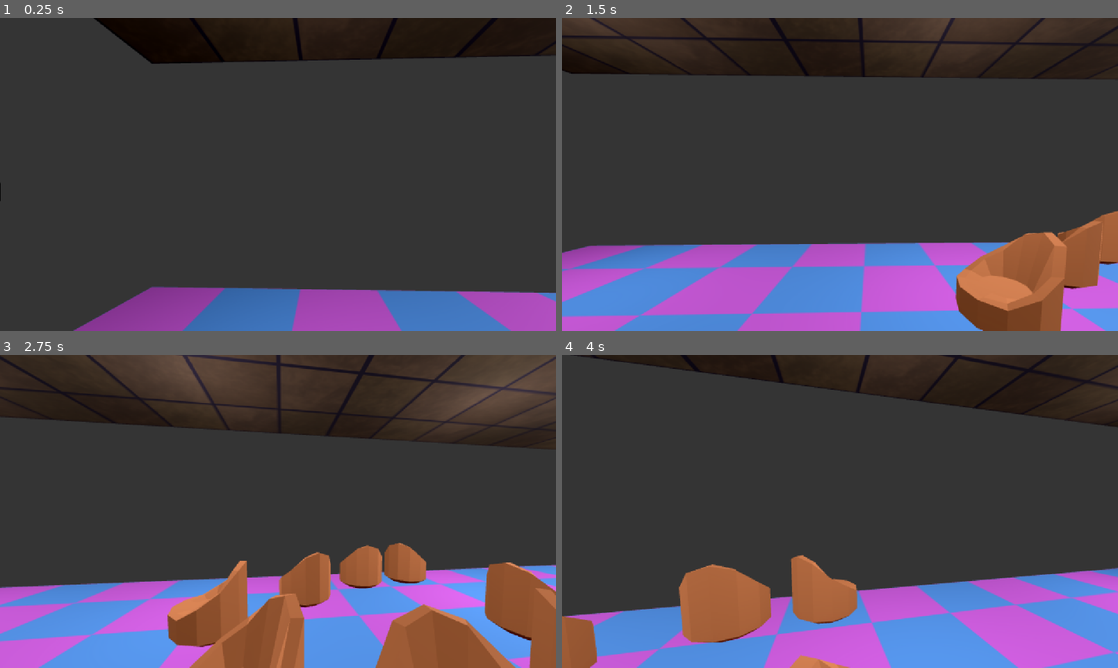
Above: before the commit, frames 1-4 (two rows, left to right).
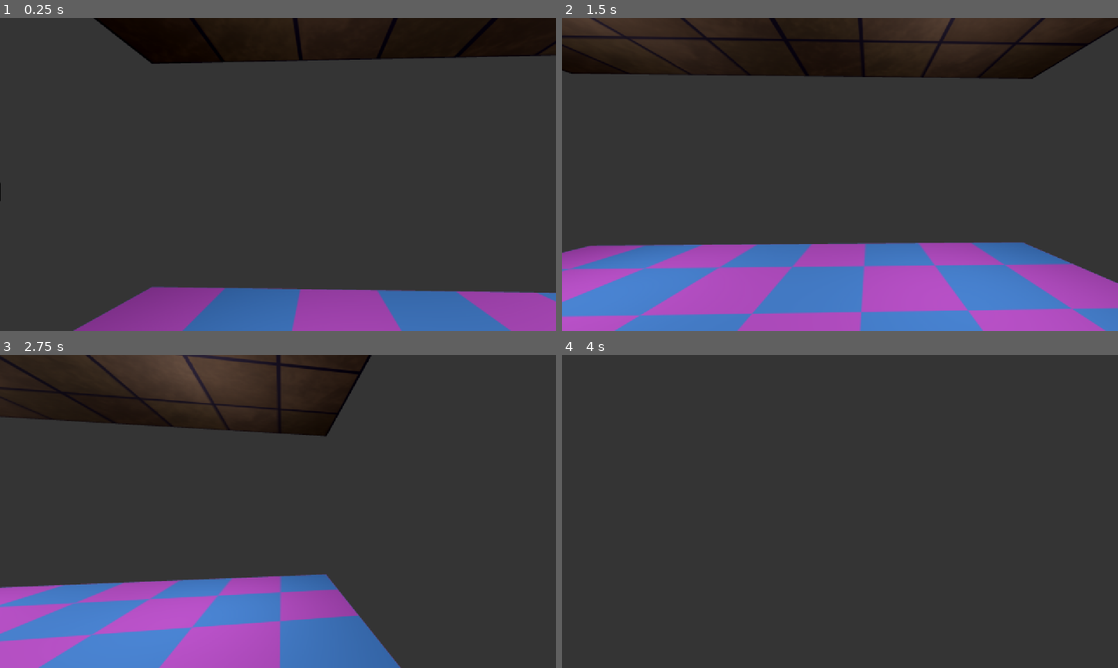
Above: after the commit, the same moments.

Repository: TitouanCh/ggj2025
Game: Godot game, scene res://game/flask.tscn
Two runs of this game, one before a commit and one after it. Both use one fixed random seed, a clock stepped at 60 frames per second and the inputs below.
Inputs (mouse positions are in pixels of both pictures, inside the frame that each line leads up to):
- Up to frame 1 (0.25 s): no input
- Up to frame 2 (1.5 s): tap Enter at 0.5 s; move the mouse to (867, 174) at 0.52 s; hold D (right) 0.53-1.28 s; tap 1 (1) at 0.6 s; tap 2 (2) at 0.8, 1.35 s; move the mouse to (812, 174) at 1.27 s; hold Down (backward) from 1.28 s (still down)
- Up to frame 3 (2.75 s): tap W (foward) at 1.55 s; move the mouse to (289, 505) at 2.02 s; release Down (backward) at 2.03 s; hold D (right) from 2.03 s (still down); hold W (foward) from 2.03 s (still down); tap 1 (1) at 2.3 s
- Up to frame 4 (4 s): move the mouse to (834, 517) at 2.77 s; release W (foward) at 2.78 s; tap 1 (1) at 2.85 s; tap 2 (2) at 3.05, 3.6 s; move the mouse to (878, 514) at 3.52 s; release D (right) at 3.53 s; hold A (left) from 3.53 s (still down); hold W (foward) from 3.53 s (still down)

The runs differ from the first frame. In frame 2, 13% of the frame differs, in the area x 54-100%, y 3-100%; in frame 3, 32%; in frame 4, 35%, in the area x 0-100%, y 0-100%.

Commit message:
implentation minijeu

Diff:
--- a/data/level.tres
+++ b/data/level.tres
@@ -15,29 +15,9 @@
 position = Vector2(384, 160)
 type = "Base"
 
-[sub_resource type="Resource" id="Resource_uaeeh"]
-script = ExtResource("1_2a3an")
-position = Vector2(416, 160)
-type = "Base"
-
-[sub_resource type="Resource" id="Resource_dq0bw"]
-script = ExtResource("1_2a3an")
-position = Vector2(448, 160)
-type = "Base"
-
-[sub_resource type="Resource" id="Resource_ddi4i"]
-script = ExtResource("1_2a3an")
-position = Vector2(416, 192)
-type = "Base"
-
 [sub_resource type="Resource" id="Resource_pv2s3"]
 script = ExtResource("1_2a3an")
 position = Vector2(384, 192)
-type = "Base"
-
-[sub_resource type="Resource" id="Resource_dlwue"]
-script = ExtResource("1_2a3an")
-position = Vector2(448, 192)
 type = "Base"
 
 [sub_resource type="Resource" id="Resource_fx65o"]
@@ -46,56 +26,14 @@
 position = Vector2(370, 182)
 type = "PlayerPosition"
 
-[sub_resource type="Resource" id="Resource_78hjq"]
+[sub_resource type="Resource" id="Resource_a6e6l"]
 script = ExtResource("2_riyp7")
-rotation = -0.0391956
-position = Vector2(430, 181)
-type = "Pouf"
-
-[sub_resource type="Resource" id="Resource_rbxeo"]
-script = ExtResource("2_riyp7")
-rotation = 0.785398
-position = Vector2(424, 189)
-type = "Pouf"
-
-[sub_resource type="Resource" id="Resource_2pgu8"]
-script = ExtResource("2_riyp7")
-rotation = 1.68145
-position = Vector2(414, 191)
-type = "Pouf"
-
-[sub_resource type="Resource" id="Resource_x4qes"]
-script = ExtResource("2_riyp7")
-rotation = 2.72709
-position = Vector2(406, 187)
-type = "Pouf"
-
-[sub_resource type="Resource" id="Resource_fcor3"]
-script = ExtResource("2_riyp7")
-rotation = 3.14159
-position = Vector2(402, 177)
-type = "Pouf"
-
-[sub_resource type="Resource" id="Resource_rbc3f"]
-script = ExtResource("2_riyp7")
-rotation = -2.0032
-position = Vector2(411, 171)
-type = "Pouf"
-
-[sub_resource type="Resource" id="Resource_5xcyn"]
-script = ExtResource("2_riyp7")
-rotation = -1.5708
-position = Vector2(420, 166)
-type = "Pouf"
-
-[sub_resource type="Resource" id="Resource_e5l1k"]
-script = ExtResource("2_riyp7")
-rotation = -0.68573
-position = Vector2(428, 165)
-type = "Pouf"
+rotation = -1.8466
+position = Vector2(406, 215)
+type = "Machine"
 
 [resource]
 script = ExtResource("3_kf835")
 wall = Array[ExtResource("4_ytnly")]([])
-fr = Array[ExtResource("1_2a3an")]([SubResource("Resource_5dd1a"), SubResource("Resource_qfg6h"), SubResource("Resource_uaeeh"), SubResource("Resource_dq0bw"), SubResource("Resource_ddi4i"), SubResource("Resource_pv2s3"), SubResource("Resource_dlwue")])
-meta = Array[ExtResource("2_riyp7")]([SubResource("Resource_fx65o"), SubResource("Resource_78hjq"), SubResource("Resource_rbxeo"), SubResource("Resource_2pgu8"), SubResource("Resource_x4qes"), SubResource("Resource_fcor3"), SubResource("Resource_rbc3f"), SubResource("Resource_5xcyn"), SubResource("Resource_e5l1k")])
+fr = Array[ExtResource("1_2a3an")]([SubResource("Resource_5dd1a"), SubResource("Resource_qfg6h"), SubResource("Resource_pv2s3")])
+meta = Array[ExtResource("2_riyp7")]([SubResource("Resource_fx65o"), SubResource("Resource_a6e6l")])
--- a/game/machine.gd
+++ b/game/machine.gd
@@ -3,4 +3,4 @@
 
 func interact(player: Player):
 	print("Machine Soda")
-	player.start_minigame("minigame")
+	player.start_minigame("money")
--- a/game/machine.tscn
+++ b/game/machine.tscn
@@ -16,3 +16,7 @@
 [node name="CollisionShape3D" type="CollisionShape3D" parent="."]
 transform = Transform3D(1, 0, 0, 0, 1, 0, 0, 0, 1, 0.492124, 2.69137, -1.10376)
 shape = SubResource("BoxShape3D_r6orb")
+
+[node name="CollisionShape3D2" type="CollisionShape3D" parent="."]
+transform = Transform3D(1, 0, 0, 0, 1, 0, 0, 0, 1, 0.492124, 2.69137, -1.10376)
+shape = SubResource("BoxShape3D_r6orb")
--- a/game/machine2.tscn
+++ b/game/machine2.tscn
@@ -1,9 +1,14 @@
-[gd_scene load_steps=3 format=3 uid="uid://lg4dq3weje5u"]
+[gd_scene load_steps=5 format=3 uid="uid://lg4dq3weje5u"]
 
 [ext_resource type="ArrayMesh" uid="uid://b53cghfco1q2" path="res://model/machine2.tres" id="1_f5mf5"]
+[ext_resource type="Script" path="res://game/machine.gd" id="1_vt4j7"]
 [ext_resource type="ArrayMesh" uid="uid://bkklxbl1fc582" path="res://model/machine2_door.tres" id="2_j68v2"]
 
-[node name="Machine" type="Node3D"]
+[sub_resource type="BoxShape3D" id="BoxShape3D_wcaw8"]
+size = Vector3(1, 4, 2)
+
+[node name="Machine" type="StaticBody3D"]
+script = ExtResource("1_vt4j7")
 
 [node name="AssetMachineV2" type="MeshInstance3D" parent="."]
 mesh = ExtResource("1_f5mf5")
@@ -11,3 +16,7 @@
 [node name="AssetMachinePorteV1" type="MeshInstance3D" parent="."]
 visible = false
 mesh = ExtResource("2_j68v2")
+
+[node name="CollisionShape3D" type="CollisionShape3D" parent="."]
+transform = Transform3D(1, 0, 0, 0, 1, 0, 0, 0, 1, 0, 2.06354, 0)
+shape = SubResource("BoxShape3D_wcaw8")
--- a/game/player.gd
+++ b/game/player.gd
@@ -10,48 +10,54 @@
 var speed = Vector3.ZERO
 var surface_accel = 100
 var surface_friction = 48
+var in_minigame := false
 
 func _ready():
+	print("yoo")
 	Input.set_mouse_mode(Input.MOUSE_MODE_CAPTURED)
 
 func _input(event):
-	if event is InputEventMouseMotion:
-		rotate_y(deg_to_rad(-event.relative.x * mouse_sensitivity))
-		head.rotate_x(deg_to_rad(-event.relative.y * mouse_sensitivity))
-		head.rotation.x = clamp(head.rotation.x, -PI/2, PI/2)
+	if !in_minigame:
+		if event is InputEventMouseMotion:
+			rotate_y(deg_to_rad(-event.relative.x * mouse_sensitivity))
+			head.rotate_x(deg_to_rad(-event.relative.y * mouse_sensitivity))
+			head.rotation.x = clamp(head.rotation.x, -PI/2, PI/2)
 
 func _physics_process(delta):
-	# Mouvement
-	var direction = Vector2.ZERO
+	if !in_minigame:
+		# Mouvement
+		var direction = Vector2.ZERO
 
-	if Input.is_action_pressed("foward"):
-		direction.y += 1
-	if Input.is_action_pressed("backward"):
-		direction.y -= 1
-	if Input.is_action_pressed("right"):
-		direction.x -= 1
-	if Input.is_action_pressed("left"):
-		direction.x += 1
+		if Input.is_action_pressed("foward"):
+			direction.y += 1
+		if Input.is_action_pressed("backward"):
+			direction.y -= 1
+		if Input.is_action_pressed("right"):
+			direction.x -= 1
+		if Input.is_action_pressed("left"):
+			direction.x += 1
 
-	if direction.length_squared() > 0:
-		speed.x -= surface_accel * delta * sin(rotation.y + direction.angle_to(Vector2(0, 1)))
-		speed.z -= surface_accel * delta * cos(rotation.y + direction.angle_to(Vector2(0, 1)))
+		if direction.length_squared() > 0:
+			speed.x -= surface_accel * delta * sin(rotation.y + direction.angle_to(Vector2(0, 1)))
+			speed.z -= surface_accel * delta * cos(rotation.y + direction.angle_to(Vector2(0, 1)))
 
-	speed.y -= GRAVITY * delta
+		speed.y -= GRAVITY * delta
 
-	speed *= surface_friction * delta
+		speed *= surface_friction * delta
 
-	velocity = speed * delta * 70
-	move_and_slide()
+		velocity = speed * delta * 70
+		move_and_slide()
 
-	if $Head/Front.get_collider():
-		var object = $Head/Front.get_collider()
+		if $Head/Front.get_collider():
+			var object = $Head/Front.get_collider()
 
-		if object is Interactable:
-			if object.is_interactable(self):
-				if Input.is_action_just_pressed("interact"):
-					object.interact(self)
-			#else: hide_tooltip()
+			if object is Interactable:
+				if object.is_interactable(self):
+					if Input.is_action_just_pressed("interact"):
+						object.interact(self)
+				#else: hide_tooltip()
+	else:
+		Input.set_mouse_mode(Input.MOUSE_MODE_CONFINED_HIDDEN)
 
 func _process(delta):
 	if Input.is_action_just_pressed("escape"):
@@ -61,5 +67,8 @@
 
 
 func start_minigame(minigame: String):
-	var support_instance = Support.spawn_support("minigame")
+	var support_instance = Support.spawn_support(minigame)
 	camera.add_child(support_instance)
+	in_minigame = true
+	support_instance.finished.connect(func(): in_minigame = false)
+	support_instance.position = Vector2.ZERO
--- a/minigame/minigame.gd
+++ b/minigame/minigame.gd
@@ -1,11 +1,5 @@
+class_name Minigame
 extends Node2D
-signal isDead
+signal finished
 
-# Called when the node enters the scene tree for the first time.
-func _ready() -> void:
-	pass # Replace with function body.
-
-
-# Called every frame. 'delta' is the elapsed time since the previous frame.
-func _process(delta: float) -> void:
-	pass
+const dimensions = Vector2(720, 405)
--- /dev/null
+++ b/minigame/money/bucket.gd
@@ -0,0 +1,30 @@
+extends CharacterBody2D
+
+const SPEED = 10
+
+@onready var bucket = create_bucket(100, 90, 50)
+
+func _ready() -> void:
+	$CollisionPolygon2D.polygon = bucket
+	pass
+
+func _physics_process(delta: float) -> void:
+	var direction := get_local_mouse_position()
+	velocity = direction * SPEED
+	#print(position)
+	move_and_slide()
+#
+#func _draw() -> void:
+	#draw_colored_polygon(bucket, Color.WHITE)
+
+func create_bucket(tall, width, offset = 20) -> PackedVector2Array:
+	var arr: PackedVector2Array = []
+	arr.append(Vector2(width/2, 0))
+	arr.append(Vector2(width/2, -tall))
+	arr.append(Vector2(width/2 + offset, -tall + offset))
+	arr.append(Vector2(width/2, offset))
+	arr.append(Vector2(-width/2, offset))
+	arr.append(Vector2(-width/2 - offset, -tall + offset))
+	arr.append(Vector2(-width/2, -tall))
+	arr.append(Vector2(-width/2, 0))
+	return arr
--- /dev/null
+++ b/minigame/money/bucket.tscn
@@ -0,0 +1,16 @@
+[gd_scene load_steps=3 format=3 uid="uid://cnh4qofhnhyql"]
+
+[ext_resource type="Script" path="res://minigame/money/bucket.gd" id="1_6im73"]
+[ext_resource type="Texture2D" uid="uid://12xcjgk4ykgw" path="res://sprites/money/Seau.png" id="2_b80wr"]
+
+[node name="Bucket" type="CharacterBody2D"]
+z_index = 1
+position = Vector2(148, 148)
+script = ExtResource("1_6im73")
+
+[node name="CollisionPolygon2D" type="CollisionPolygon2D" parent="."]
+
+[node name="Sprite2D" type="Sprite2D" parent="."]
+position = Vector2(3, -64)
+scale = Vector2(1.3, 1.3)
+texture = ExtResource("2_b80wr")
--- /dev/null
+++ b/minigame/money/coin.gd
@@ -0,0 +1,16 @@
+extends RigidBody2D
+
+
+func _process(delta: float) -> void:
+	if position.y > get_parent().dimensions.y:
+		queue_free()
+	queue_redraw()
+	#if linear_velocity.length() < 5.0:
+		#visible = false
+
+#func _draw() -> void:
+	#draw_circle(Vector2.ZERO, 16, Color.WHITE)
+
+func _on_timer_timeout() -> void:
+	get_parent().money_made += 1
+	queue_free()
--- /dev/null
+++ b/minigame/money/coin.tscn
@@ -0,0 +1,25 @@
+[gd_scene load_steps=4 format=3 uid="uid://dgxgdegb58ayw"]
+
+[ext_resource type="Script" path="res://minigame/money/coin.gd" id="1_haca1"]
+[ext_resource type="Texture2D" uid="uid://uypxcyui4gf6" path="res://sprites/money/p1.png" id="2_oa5p0"]
+
+[sub_resource type="CircleShape2D" id="CircleShape2D_ky8kj"]
+
+[node name="Coin" type="RigidBody2D"]
+z_index = 10
+script = ExtResource("1_haca1")
+
+[node name="CollisionShape2D" type="CollisionShape2D" parent="."]
+shape = SubResource("CircleShape2D_ky8kj")
+
+[node name="Sprite2D" type="Sprite2D" parent="."]
+z_index = -1
+scale = Vector2(0.2, 0.2)
+texture = ExtResource("2_oa5p0")
+
+[node name="Timer" type="Timer" parent="."]
+wait_time = 2.0
+one_shot = true
+autostart = true
+
+[connection signal="timeout" from="Timer" to="." method="_on_timer_timeout"]
--- /dev/null
+++ b/minigame/money/money.gd
@@ -0,0 +1,23 @@
+extends Minigame
+
+@export var font: Font
+var coin_scene = preload("res://minigame/money/coin.tscn")
+var money_made = 0
+
+func _process(delta: float) -> void:
+	queue_redraw()
+
+func _on_timer_timeout() -> void:
+	spawn_coin(Vector2(dimensions.x * randf(), 0))
+
+func spawn_coin(vec: Vector2):
+	var instance = coin_scene.instantiate()
+	instance.position = vec
+	add_child(instance)
+
+func _draw() -> void:
+	draw_string(font, Vector2(32, 32), str(money_made))
+	#draw_rect(Rect2(0, 0, 720, 405), Color.RED)
+
+func _on_timer_2_timeout() -> void:
+	finished.emit()
--- /dev/null
+++ b/minigame/money/money.tscn
@@ -0,0 +1,33 @@
+[gd_scene load_steps=6 format=3 uid="uid://d044c3fxt0ql6"]
+
+[ext_resource type="Script" path="res://minigame/money/money.gd" id="1_d64ej"]
+[ext_resource type="PackedScene" uid="uid://cnh4qofhnhyql" path="res://minigame/money/bucket.tscn" id="2_u4x0e"]
+[ext_resource type="PackedScene" uid="uid://dgxgdegb58ayw" path="res://minigame/money/coin.tscn" id="3_viquf"]
+[ext_resource type="Texture2D" uid="uid://dg18ll3xeug1" path="res://sprites/money/clef4.png" id="4_02h45"]
+
+[sub_resource type="SystemFont" id="SystemFont_dbevm"]
+
+[node name="Money" type="Node2D"]
+script = ExtResource("1_d64ej")
+font = SubResource("SystemFont_dbevm")
+
+[node name="Timer" type="Timer" parent="."]
+wait_time = 0.1
+autostart = true
+
+[node name="Bucket" parent="." instance=ExtResource("2_u4x0e")]
+collision_mask = 0
+
+[node name="Timer2" type="Timer" parent="."]
+wait_time = 30.0
+autostart = true
+
+[node name="Coin" parent="." instance=ExtResource("3_viquf")]
+position = Vector2(523, 16)
+
+[node name="Sprite2D" type="Sprite2D" parent="."]
+position = Vector2(453, 177)
+texture = ExtResource("4_02h45")
+
+[connection signal="timeout" from="Timer" to="." method="_on_timer_timeout"]
+[connection signal="timeout" from="Timer2" to="." method="_on_timer_2_timeout"]
--- a/minigame/support.gd
+++ b/minigame/support.gd
@@ -1,5 +1,7 @@
 class_name Support
 extends SubViewportContainer
+
+signal finished
 
 # Called when the node enters the scene tree for the first time.
 func _ready() -> void:
@@ -10,11 +12,15 @@
 	pass
 
 
+func _on_minigame_finished():
+	finished.emit()
+	self.queue_free()
+
 static func spawn_support(game: String) -> Support:
 	var support = load("res://minigame/support.tscn").instantiate()
-	print("res://minigame/"+game+".tscn")
-	var minigame: PackedScene = load("res://minigame/"+game+".tscn")
+	print("res://minigame/" + game + "/" + game + ".tscn")
+	var minigame: PackedScene = load("res://minigame/" + game + "/" + game + ".tscn")
 	var minigame_instance = minigame.instantiate()
-
+	minigame_instance.finished.connect(support._on_minigame_finished)
 	support.add_child(minigame_instance)
 	return support
--- a/minigame/support.tscn
+++ b/minigame/support.tscn
@@ -1,9 +1,9 @@
-[gd_scene load_steps=3 format=3 uid="uid://b7fga3id18jis"]
+[gd_scene load_steps=2 format=3 uid="uid://b7fga3id18jis"]
 
-[ext_resource type="PackedScene" uid="uid://dpcmldapa273a" path="res://minigame/minigame.tscn" id="1_2se5k"]
 [ext_resource type="Script" path="res://minigame/support.gd" id="1_pbigg"]
 
 [node name="Support" type="SubViewportContainer"]
+texture_filter = 1
 anchors_preset = 15
 anchor_right = 1.0
 anchor_bottom = 1.0
@@ -12,7 +12,8 @@
 script = ExtResource("1_pbigg")
 
 [node name="SubViewport" type="SubViewport" parent="."]
+transparent_bg = true
 handle_input_locally = false
+canvas_item_default_texture_filter = 0
+size = Vector2i(2000, 2000)
 render_target_update_mode = 4
-
-[node name="Node2D" parent="SubViewport" instance=ExtResource("1_2se5k")]
Not shown: 1 places in data/level.tres that only renumber resources
Binary file added: sprites/money/Seau.png
Not shown, added: sprites/money/Seau.png.import
Binary file added: sprites/money/clef1.png
Not shown, added: sprites/money/clef1.png.import
Binary file added: sprites/money/clef2.png
Not shown, added: sprites/money/clef2.png.import
Binary file added: sprites/money/clef3.png
Not shown, added: sprites/money/clef3.png.import
Binary file added: sprites/money/clef4.png
Not shown, added: sprites/money/clef4.png.import
Binary file added: sprites/money/p1.png
(and 11 more such lines)
